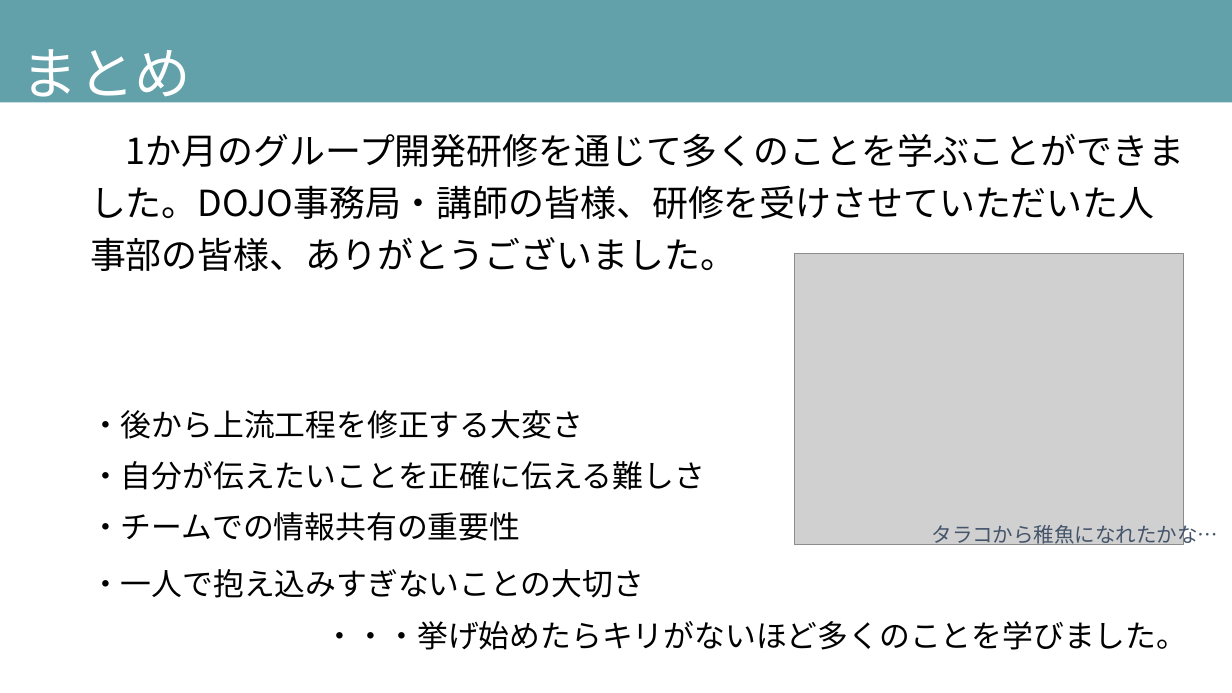
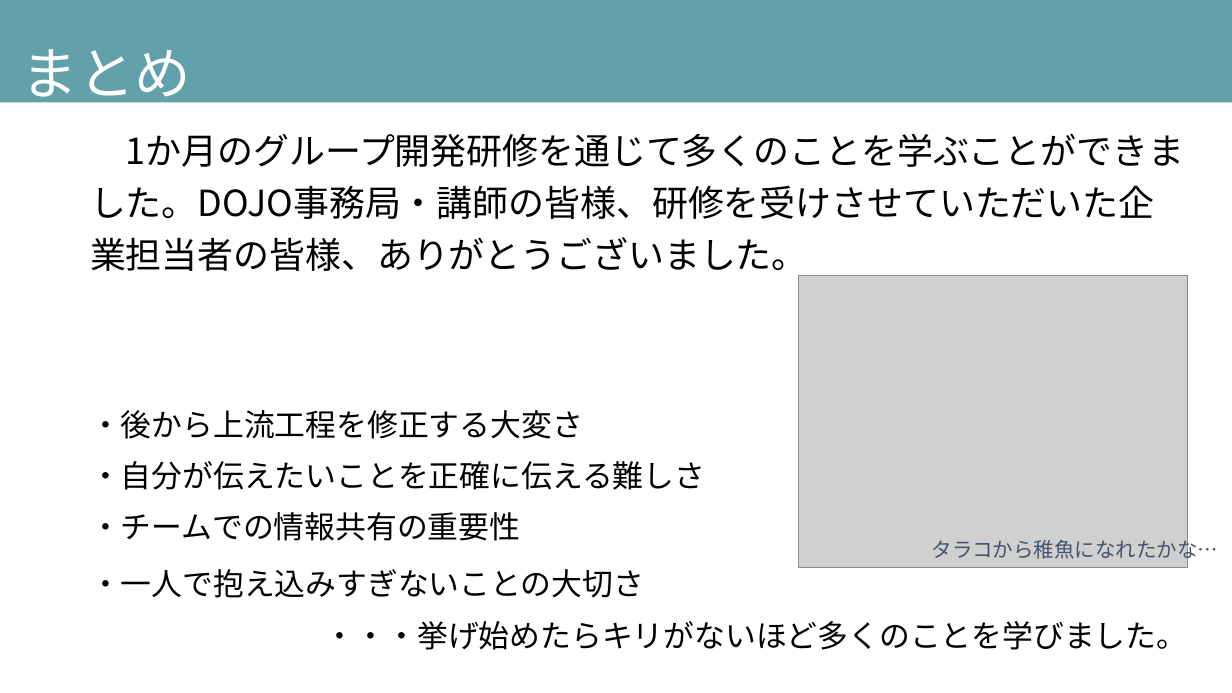
Before and after one commit to DOJO-2021/B-3, a slide deck: slide 25 of documents/発表スライド_ビーチサンダル.pptx (slide 24 before the commit). Drawn at 1232x693 pixels with LibreOffice and Linux fonts; fonts in the diff are those of the drawing; grey boxes stand for pictures. Boxes give left, top, right and bottom in pixels: in the first picture for what was removed or moved away, otherwise in the second. Text is boxed around its words. In the diff, an @@ line names an element or a change of style, - is before the commit and + after.

```diff
--- a/documents/発表スライド_ビーチサンダル.pptx
+++ b/documents/発表スライド_ビーチサンダル.pptx
@@ text at (x1=90, y1=185, x2=1154, y2=278): text changed @@
-  1か月のグループ開発研修を通じて多くのことを学ぶことができました。DOJO事務局・講師の皆様、研修を受けさせていただいた人事部の皆様、ありがとうございました。
+  1か月のグループ開発研修を通じて多くのことを学ぶことができました。DOJO事務局・講師の皆様、研修を受けさせていただいた企業担当者の皆様、ありがとうございました。
@@ picture moved from (x1=795, y1=253, x2=1184, y2=544) to (x1=799, y1=276, x2=1188, y2=567) @@
@@ text "タラコから稚魚になれたかな…" moved from (x1=932, y1=522, x2=1219, y2=548) to (x1=932, y1=537, x2=1219, y2=563) @@
```
Also in this commit, not shown: 4 other slides changed, 1 slide added.
